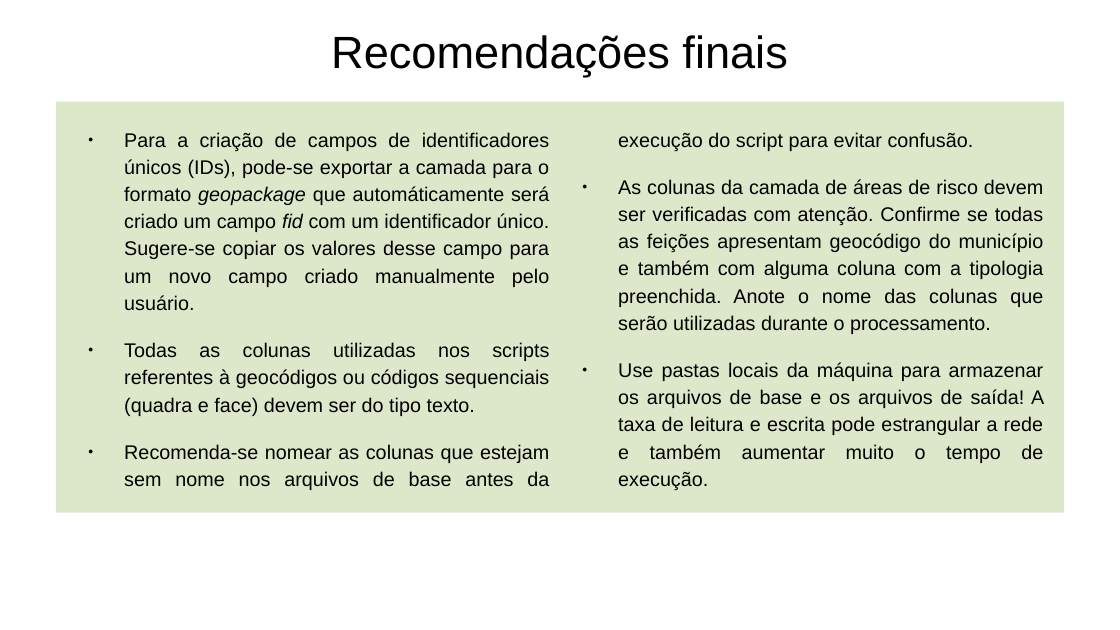
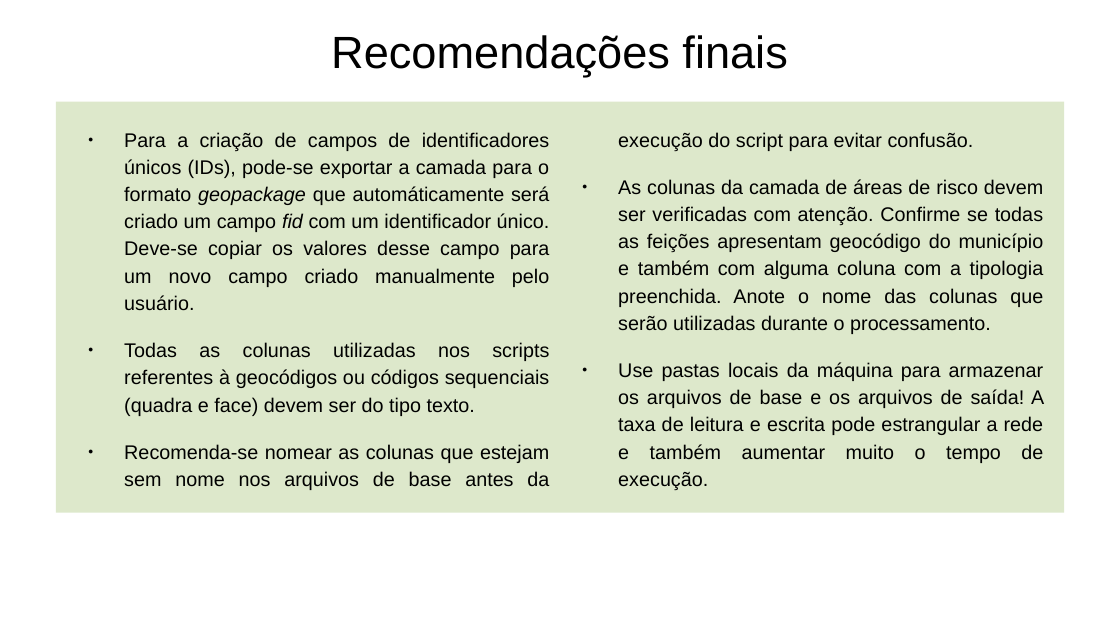
Before and after one commit to jcmartinssh/kits-BATER, a slide deck: slide 14 of doc/referencia_scripts.odp. Drawn at 1120x630 pixels with LibreOffice and Linux fonts; fonts in the diff are those of the drawing. Boxes give left, top, right and bottom in pixels: in the first picture for what was removed or moved away, otherwise in the second. Text is boxed around its words. In the diff, an @@ line names an element or a change of style, - is before the commit and + after.

Commit message:
finalizacao texto manual

```diff
--- a/doc/referencia_scripts.odp
+++ b/doc/referencia_scripts.odp
@@ text at <box>124,132,550,311</box>: text changed @@
-● Para a criação de campos de identificadores únicos (IDs), pode-se exportar a camada para o formato geopackage que automáticamente será criado um campo fid com um identificador único. Sugere-se copiar os valores desse campo para um novo campo criado manualmente pelo usuário.
+● Para a criação de campos de identificadores únicos (IDs), pode-se exportar a camada para o formato geopackage que automáticamente será criado um campo fid com um identificador único. Deve-se copiar os valores desse campo para um novo campo criado manualmente pelo usuário.
```
Also in this commit, not shown: 1 other slide changed, 1 other file.
